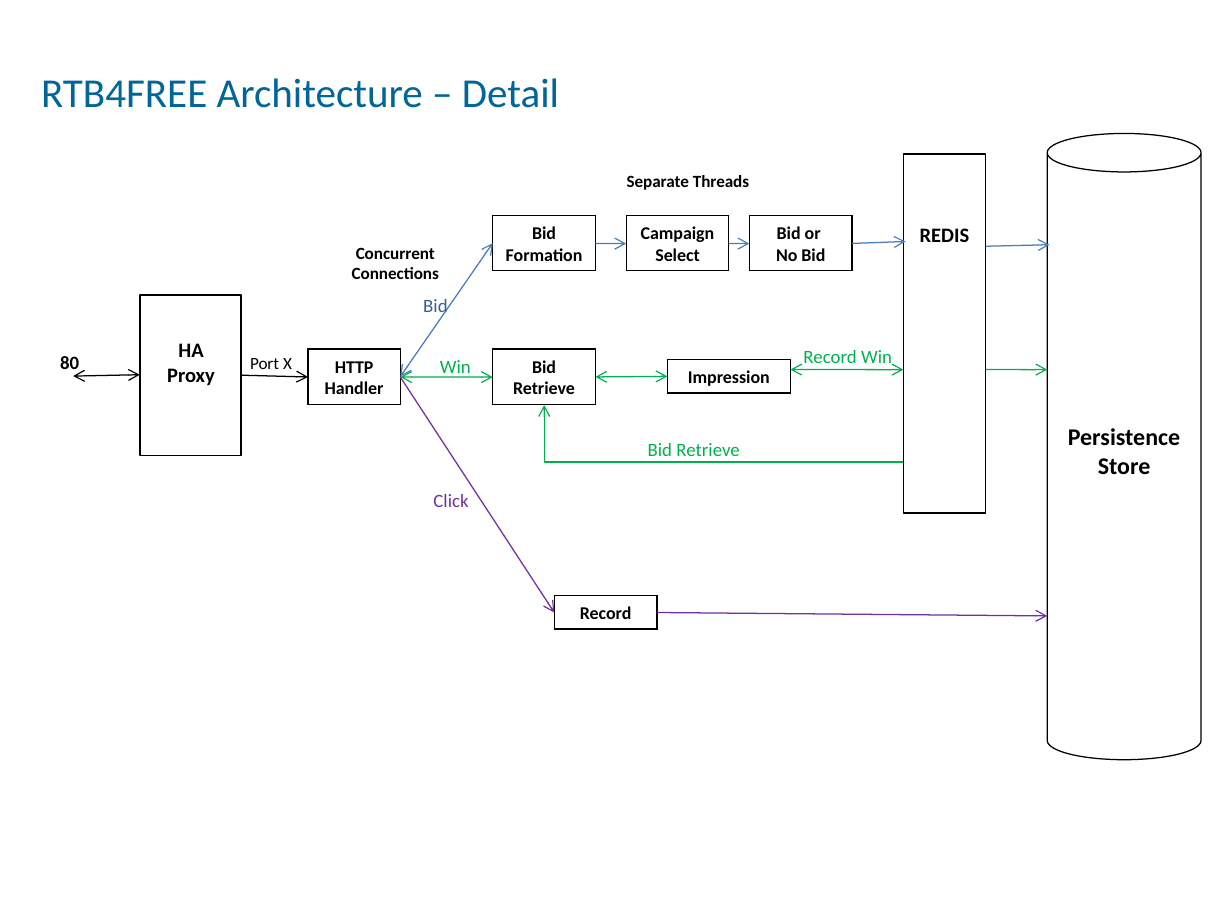
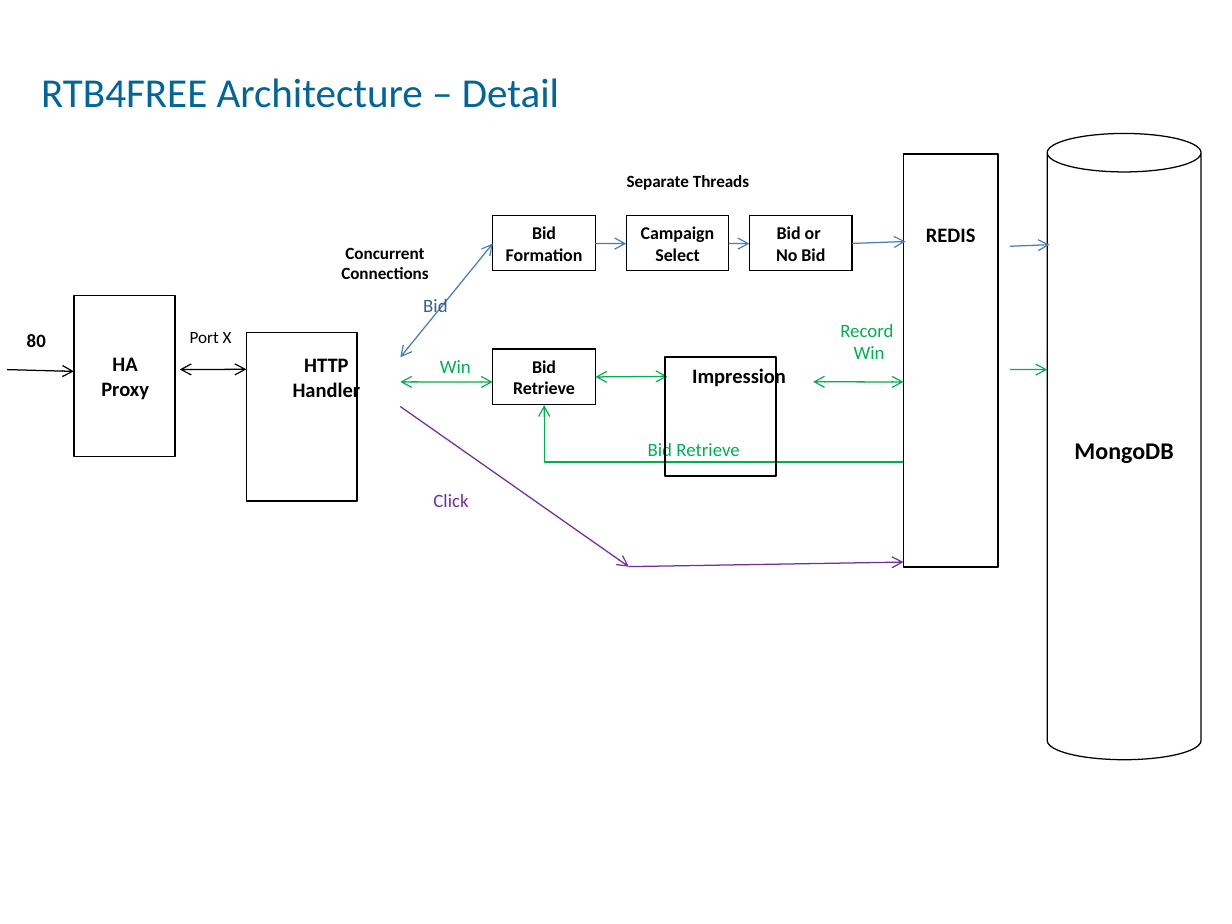
Before and after one commit to benmfaul/XRTB, a slide deck: slide 3 of www/arch/RTB_architecture_mod3.odp. Drawn at 1232x924 pixels with LibreOffice and Linux fonts; fonts in the diff are those of the drawing. Boxes give left, top, right and bottom in pixels: in the first picture for what was removed or moved away, otherwise in the second. Text is boxed around its words. In the diff, an @@ line names an element or a change of style, - is before the commit and + after.

```diff
--- a/www/arch/RTB_architecture_mod3.odp
+++ b/www/arch/RTB_architecture_mod3.odp
@@ rectangle "REDIS": place and size @@
-rectangle "REDIS" at (903, 154, 986, 514)
+rectangle "REDIS" at (903, 154, 998, 567)
@@ text "Concurrent Connections": place and size @@
-text "Concurrent Connections" at (352, 247, 439, 279)
+text "Concurrent Connections" at (341, 247, 428, 279)
@@ double arrow moved from (400, 377) - (493, 243) to (400, 357) - (493, 244) @@
@@ arrow moved from (986, 246) - (1050, 245) to (1010, 246) - (1050, 245) @@
@@ rectangle: place and size @@
-rectangle at (139, 294, 240, 456)
+rectangle at (74, 296, 175, 457)
@@ text "80" rewrapped from (60, 356, 79, 375) to (27, 334, 46, 347) @@
@@ text "Port X": place and size @@
-text "Port X" at (250, 358, 292, 369)
+text "Port X" at (190, 332, 232, 343)
@@ text at (840, 324, 893, 359): text changed @@
-Record Win
+Record
+Win
@@ text "HA": place and size @@
-text "HA" at (167, 343, 215, 386)
+text "HA" at (101, 357, 149, 400)
@@ text "HTTP": place and size @@
-text "HTTP" at (308, 349, 400, 404)
+text "HTTP" at (293, 358, 361, 403)
@@ text "HTTP" at (293, 358, 361, 403): outline #000000 0.74 pt to none @@
@@ rectangle added at (246, 333, 357, 501), outline #000000 0.99 pt @@
@@ text at (293, 358, 361, 403): text changed; size 10.5 to 12 pt @@
-HTTP Handler
+HTTP
+Handler
@@ text "Impression": place and size @@
-text "Impression" at (668, 360, 791, 393)
+text "Impression" at (692, 366, 786, 389)
@@ text "Impression" at (692, 366, 786, 389): size 10.5 to 12 pt; outline #000000 0.74 pt to none @@
@@ rectangle added at (665, 357, 776, 477), outline #000000 0.99 pt @@
@@ double arrow moved from (73, 376) - (139, 375) to (7, 370) - (74, 371) @@
@@ double arrow (7, 370) - (74, 371): double arrow to arrow @@
@@ arrow moved from (241, 376) - (308, 377) to (180, 370) - (246, 370) @@
@@ arrow (180, 370) - (246, 370): arrow to double arrow @@
@@ double arrow moved from (400, 377) - (493, 377) to (400, 382) - (493, 382) @@
@@ double arrow moved from (791, 370) - (903, 370) to (813, 382) - (903, 382) @@
@@ arrow moved from (986, 370) - (1047, 370) to (1010, 370) - (1047, 370) @@
@@ arrow moved from (400, 377) - (554, 612) to (400, 407) - (628, 567) @@
@@ text in cylinder at (1074, 443, 1173, 463): text changed @@
-Persistence
-Store
+MongoDB
@@ arrow moved from (657, 612) - (1047, 616) to (628, 567) - (903, 562) @@
@@ rectangle removed at (554, 595, 657, 628) @@
-Record
```
Also in this commit, not shown: 3 other slides changed.
